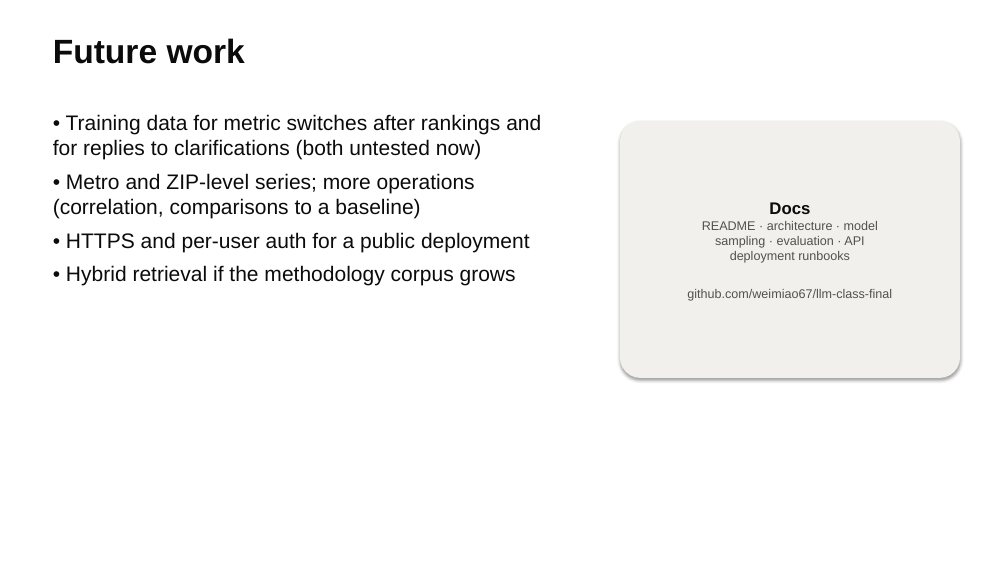
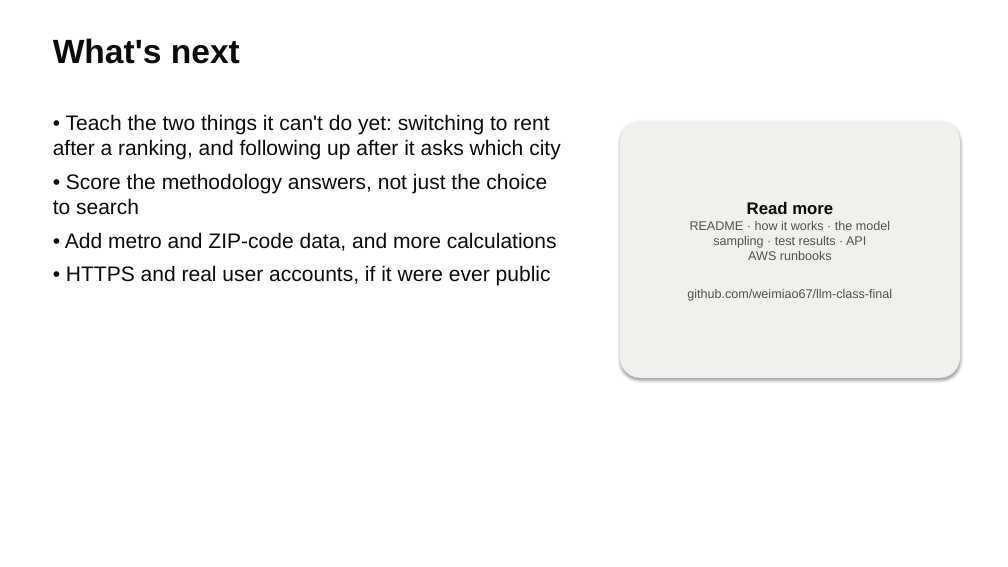
Before and after one commit to weimiao67/llm-class-final, a slide deck: slide 15 of docs/slides/housing-analyst.pptx. Drawn at 1008x567 pixels with LibreOffice and Linux fonts; fonts in the diff are those of the drawing. Boxes give left, top, right and bottom in pixels: in the first picture for what was removed or moved away, otherwise in the second. Text is boxed around its words. In the diff, an @@ line names an element or a change of style, - is before the commit and + after.

```diff
--- a/docs/slides/housing-analyst.pptx
+++ b/docs/slides/housing-analyst.pptx
@@ text at (x1=53, y1=38, x2=240, y2=64): text changed @@
-Future work
+What's next
@@ text at (x1=53, y1=114, x2=561, y2=286): text changed @@
-• Training data for metric switches after rankings and for replies to clarifications (both untested now)
-• Metro and ZIP-level series; more operations (correlation, comparisons to a baseline)
-• HTTPS and per-user auth for a public deployment
-• Hybrid retrieval if the methodology corpus grows
+• Teach the two things it can't do yet: switching to rent after a ranking, and following up after it asks which city
+• Score the methodology answers, not just the choice to search
+• Add metro and ZIP-code data, and more calculations
+• HTTPS and real user accounts, if it were ever public
@@ text in rounded rectangle at (x1=690, y1=202, x2=890, y2=260): text changed @@
-Docs
-README · architecture · model
-sampling · evaluation · API
-deployment runbooks
+Read more
+README · how it works · the model
+sampling · test results · API
+AWS runbooks
```
Also in this commit, not shown: 14 other slides changed, 1 other file.
